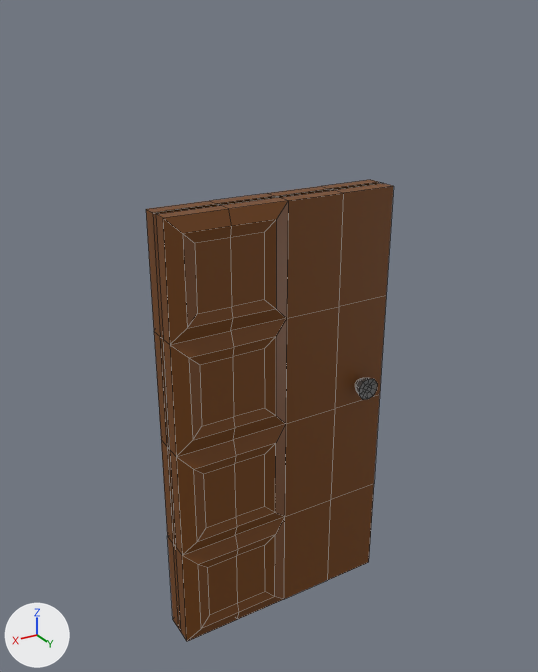
An edit to the FBX model Assets/Art/3DModels/Door.fbx, drawn before and after from the same camera.
Both versions are drawn from a 50 mm lens placed at (1.44, 2.34, 2.46), pointed at (0.02, -0.03, 1.28). Arrows for +X, +Y and +Z are at lower left; the lights stay in place. The older version comes first. Mesh edges are drawn as thin lines. Where no turn or scale is listed for an object, it has been applied to the vertices. Vertices at exactly the same position are counted once.

The scene before the commit, as lines of its bpy script (objects in view):
```python
me_cube = bpy.data.meshes.new('Cube')
me_cube.from_pydata(...)  # 220 vertices, 196 faces; spans x -0.49..0.49, y -0.09..0.14, z -0.93..0.93
# faces by material slot: [160, 36]
me_cube.materials.append(mat_madera)  # brown #744109
me_cube.materials.append(mat_metal_001)  # grey #767676
ob_door = bpy.data.objects.new('Door', me_cube)
ob_door.location = (0.0, 0.0, 0.916)
```
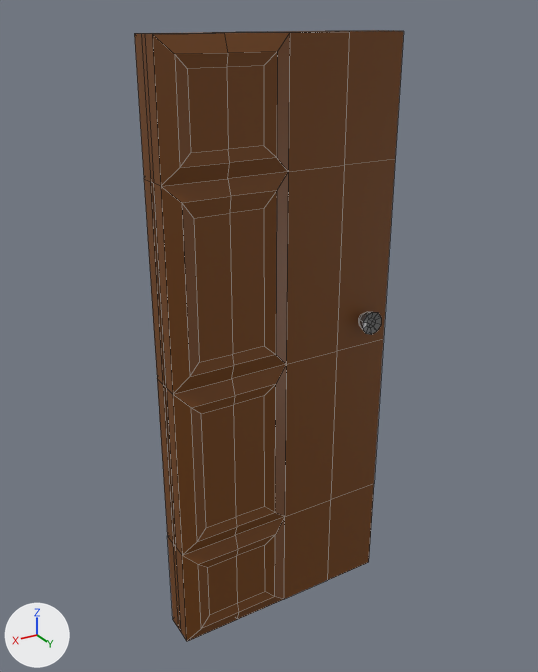
Pixel boxes (x1, y1, x2, y2) of what changed, in the pictures (538 x 672 px; the box of a moved part takes in the faces that stretch with it):
'Door', reshaped (9% wider, 32% taller): before (146, 180, 394, 641); after (134, 30, 404, 641)
part 1 of me_cube, moved or reshaped: before (355, 378, 377, 399); after (359, 312, 381, 335)
part 2 of me_cube, moved or reshaped: before (154, 296, 386, 555); after (144, 159, 395, 555)
part 3 of me_cube, moved or reshaped: before (189, 337, 276, 439); after (182, 190, 277, 375)
part 4 of me_cube, moved or reshaped: before (146, 180, 394, 358); after (134, 30, 404, 203)

The change in detail:
me_cube is used by ob_door; location (0.0, 0.0, 0.916).
me_cube had 220 vertices, 196 faces and spanned x -0.49..0.49, y -0.09..0.14, z -0.93..0.93.
me_cube now has 220 vertices, 196 faces and spans x -0.49..0.49, y -0.09..0.14, z -0.93..1.49.
me_cube part 1: the loose piece of 42 vertices spanning x -0.42..-0.32, y 0.08..0.14, z 0.04..0.14 is moved by (0.0, 0.0, 0.3).
me_cube part 2: 38 of the vertices in x -0.49..0.49, y -0.09..0.09, z -0.11..0.11 are moved by (0.0, 0.0, 0.27).
me_cube part 3: all 3 vertices in x 0.11..0.38, y 0.08, z 0.37 are moved by (0.0, 0.0, 0.55).
me_cube part 4: 67 of the vertices in x -0.49..0.49, y -0.09..0.09, z 0.37..0.93 are moved by (0.0, 0.0, 0.57).
